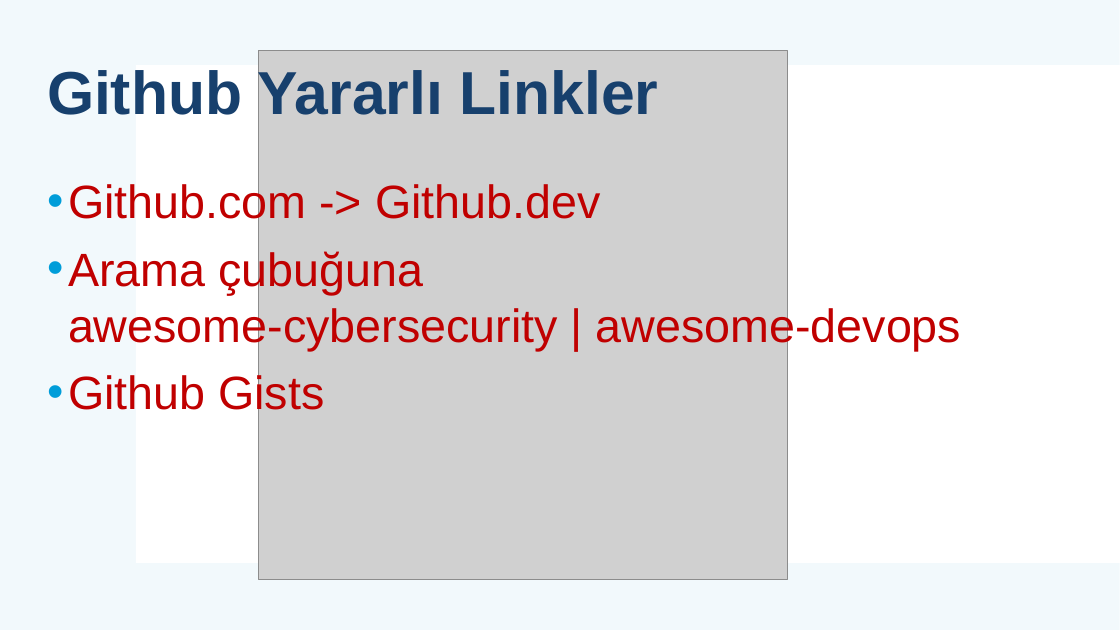
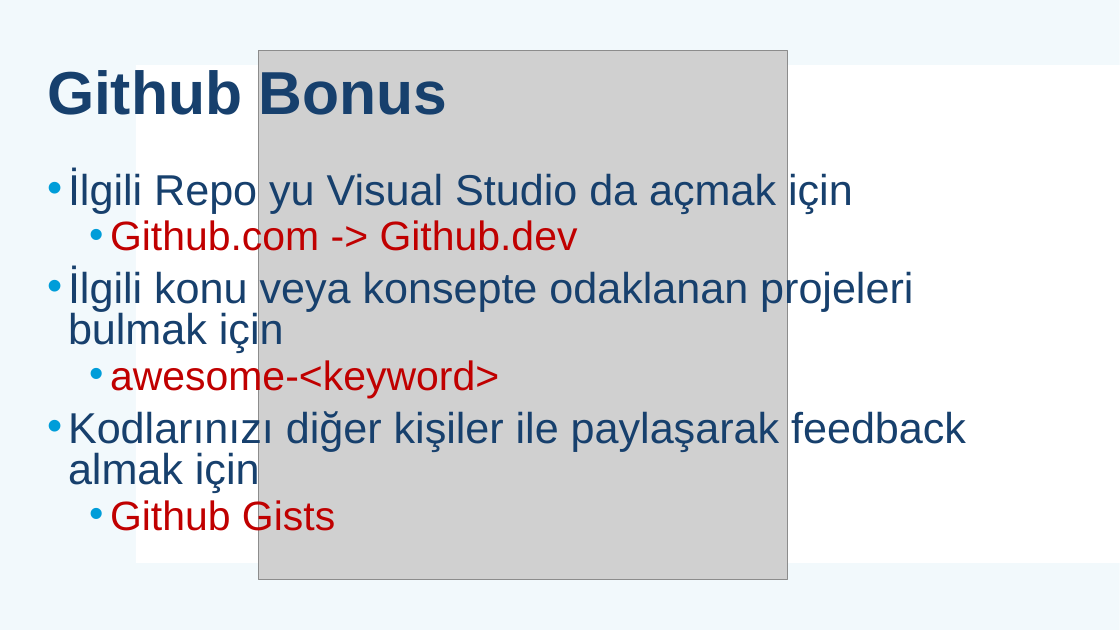
Before and after one commit to mehmetsungur/GitGithub, a slide deck: slide 33 of GitGithub.pptx (slide 30 before the commit). Drawn at 1120x630 pixels with LibreOffice and Linux fonts; fonts in the diff are those of the drawing; grey boxes stand for pictures. Boxes give left, top, right and bottom in pixels: in the first picture for what was removed or moved away, otherwise in the second. Text is boxed around its words. In the diff, an @@ line names an element or a change of style, - is before the commit and + after.

```diff
--- a/GitGithub.pptx
+++ b/GitGithub.pptx
@@ title at (47, 70, 448, 115): text changed @@
-Github Yararlı Linkler
+Github Bonus
@@ text at (68, 170, 853, 213): paragraph added @@
+• İlgili Repo yu Visual Studio da açmak için
@@ text at (110, 218, 578, 538): size 40 to 35.1 pt in "Github.com -> Github.dev", "Github Gists"; list level 1 to 2 in "Github.com -> Github.dev"; line spacing 1 to 0.8; list level 1 to 2 in "Github Gists" @@
@@ text at (68, 268, 966, 492): text changed; size 40 to 37 pt; text colour #C00000 to #17406D @@
-• Arama çubuğuna
-  awesome-cybersecurity | awesome-devops
+• İlgili konu veya konsepte odaklanan projeleri bulmak için
+  • awesome-<keyword>
+• Kodlarınızı diğer kişiler ile paylaşarak feedback almak için
```
Also in this commit, not shown: 1 other slide changed, 4 slides added, 1 slide removed, 5 other files.
